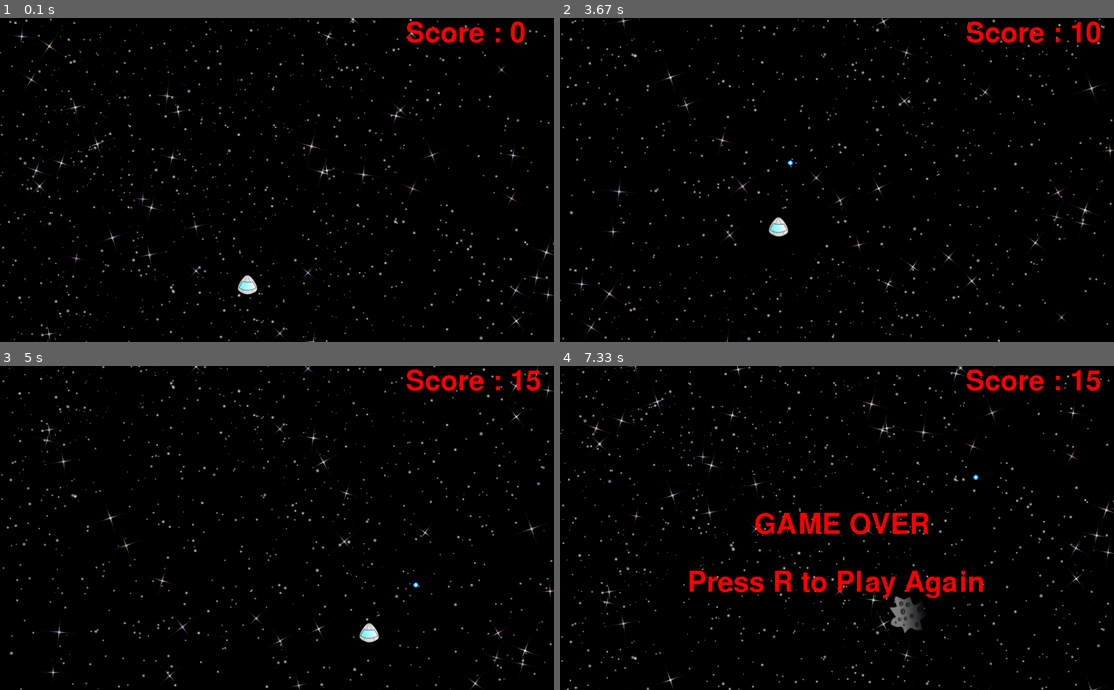
Above: before the commit, frames 1-4 (two rows, left to right).
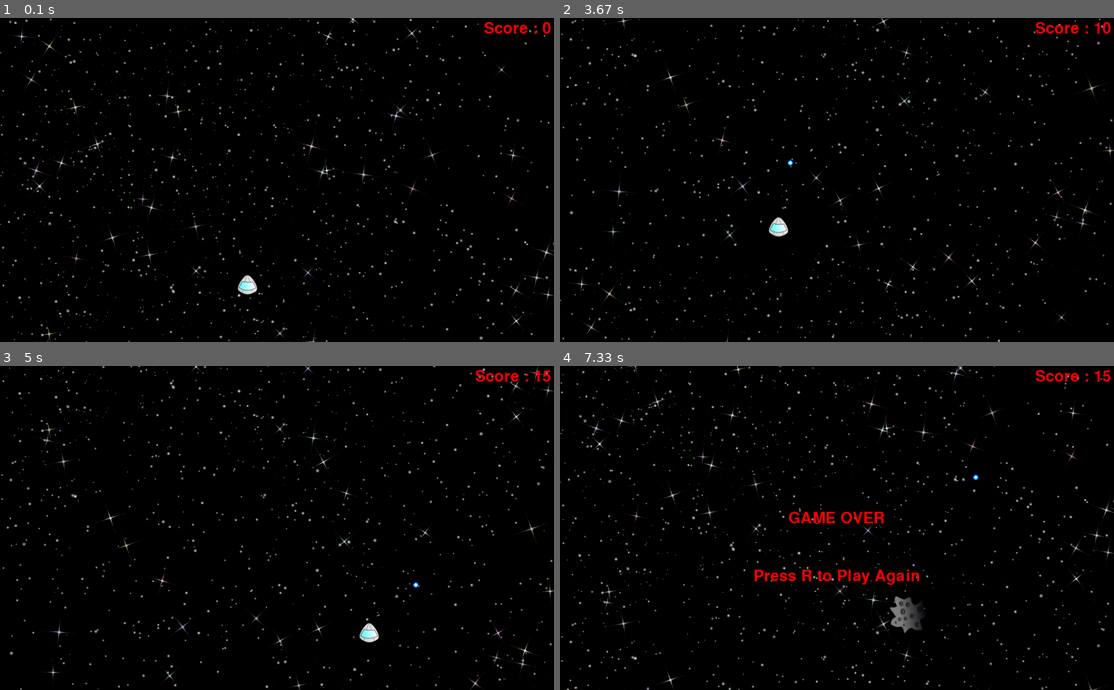
Above: after the commit, the same moments.

Repository: rodrigets/games-in-pygame
Game: pygame game, started from asteroides.py
Two runs of this game, one before a commit and one after it. Both use one fixed random seed, a clock stepped at 60 frames per second and the inputs below.
Inputs:
- Up to frame 1 (0.1 s): no input
- Up to frame 2 (3.67 s): tap Space at 0.33, 0.73, 1.03, 1.23, 1.57, 1.87, 2.07, 2.37, 2.63, 2.97, 3.27, 3.4 s; hold Right 0.67-1.13 s; hold Up 1.17-1.47 s; hold Right 1.5-1.97 s; hold Left 2-2.53 s; hold Down 2.57-2.87 s; hold Left 2.9-3.3 s; hold Up from 3.33 s (still down)
- Up to frame 3 (5 s): release Up at 3.7 s; hold Right 3.73-4.37 s; tap Space at 3.8, 4.1, 4.47, 4.87 s; hold Down 4.4-4.77 s; hold Left from 4.8 s (still down)
- Up to frame 4 (7.33 s): tap Space at 5.17, 5.37, 5.67, 5.87, 6.2, 6.5, 6.7, 7 s; release Left at 5.27 s; hold Right 5.3-5.77 s; hold Up 5.8-6.1 s; hold Right 6.13-6.6 s; hold Left 6.63-7.17 s

The runs differ from the first frame. In frame 1, 0.7% of the frame differs, in the area x 73-100%, y 0-8%; in frame 2, 0.8%; in frame 3, 0.8%; in frame 4, 3.9%, in the area x 23-100%, y 0-72%.

Commit message:
texts size and place refactored

Diff:
--- a/asteroides.py
+++ b/asteroides.py
@@ -6,7 +6,9 @@
 import pygame
 
 RES_FOLDER = 'resources'
-
+SCREEN_WIDTH = 956
+SCREEN_HEIGHT = 560
+FONT_SIZE = 40
 counter = 0
 
 
@@ -92,10 +94,10 @@
 
     font_name = pygame.font.get_default_font()
     if platform.system().lower() == "darwin":
-        game_font = pygame.font.Font(font_name, 72)
+        game_font = pygame.font.Font(font_name, FONT_SIZE)
     else:
-        game_font = pygame.font.SysFont(font_name, 72)
-    screen = pygame.display.set_mode((956, 560))
+        game_font = pygame.font.SysFont(font_name, FONT_SIZE)
+    screen = pygame.display.set_mode((SCREEN_WIDTH, SCREEN_HEIGHT))
 
     # list to store multiple background images.
     background_images = [
@@ -138,8 +140,6 @@
     pygame.display.set_caption('Asteroides')
 
     global counter
-    t = game_font.render("Score : " + str(counter), 1, (255, 0, 0))
-    screen.blit(t, (700, 2))
 
     ticks_to_asteroid = 90
     asteroids = []
@@ -212,8 +212,12 @@
         move_shots(shots)
 
         shoot_asteroids(shots=shots, asteroids=asteroids)
-        t = game_font.render("Score : " + str(counter), True, (255, 0, 0))
-        screen.blit(t, (700, 2))
+
+        score_text = "Score : " + str(counter)
+        score_text_size = game_font.size(score_text)
+        t = game_font.render(score_text, True, (255, 0, 0))
+        screen.blit(t, (SCREEN_WIDTH - score_text_size[0] - 5 , 5))
+
 
         for asteroid in asteroids:
             screen.blit(asteroid['surface'], asteroid['position'])
@@ -241,12 +245,15 @@
 
                 screen.blit(ship['surface'], ship['position'])
             elif collision_animation_counter == 3:
-                text = game_font.render('GAME OVER', 1, (255, 0, 0))
-                screen.blit(text, (335, 250))
-
-                playagain = game_font.render('Press R to Play Again', 13,
-                                             (255, 0, 0))
-                screen.blit(playagain, (220, 350))
+                game_over_text = 'GAME OVER'
+                game_over_text_size = game_font.size(game_over_text)
+                text = game_font.render(game_over_text, True, (255, 0, 0))
+                screen.blit(text, (SCREEN_WIDTH/2 - game_over_text_size[0]/2, 250))
+
+                play_again_text = 'Press R to Play Again'
+                play_again_text_size = game_font.size(play_again_text)
+                playagain = game_font.render(play_again_text, True, (255, 0, 0))
+                screen.blit(playagain, (SCREEN_WIDTH/2 - play_again_text_size[0]/2, 350))
 
                 pressed_keys = pygame.key.get_pressed()
 
